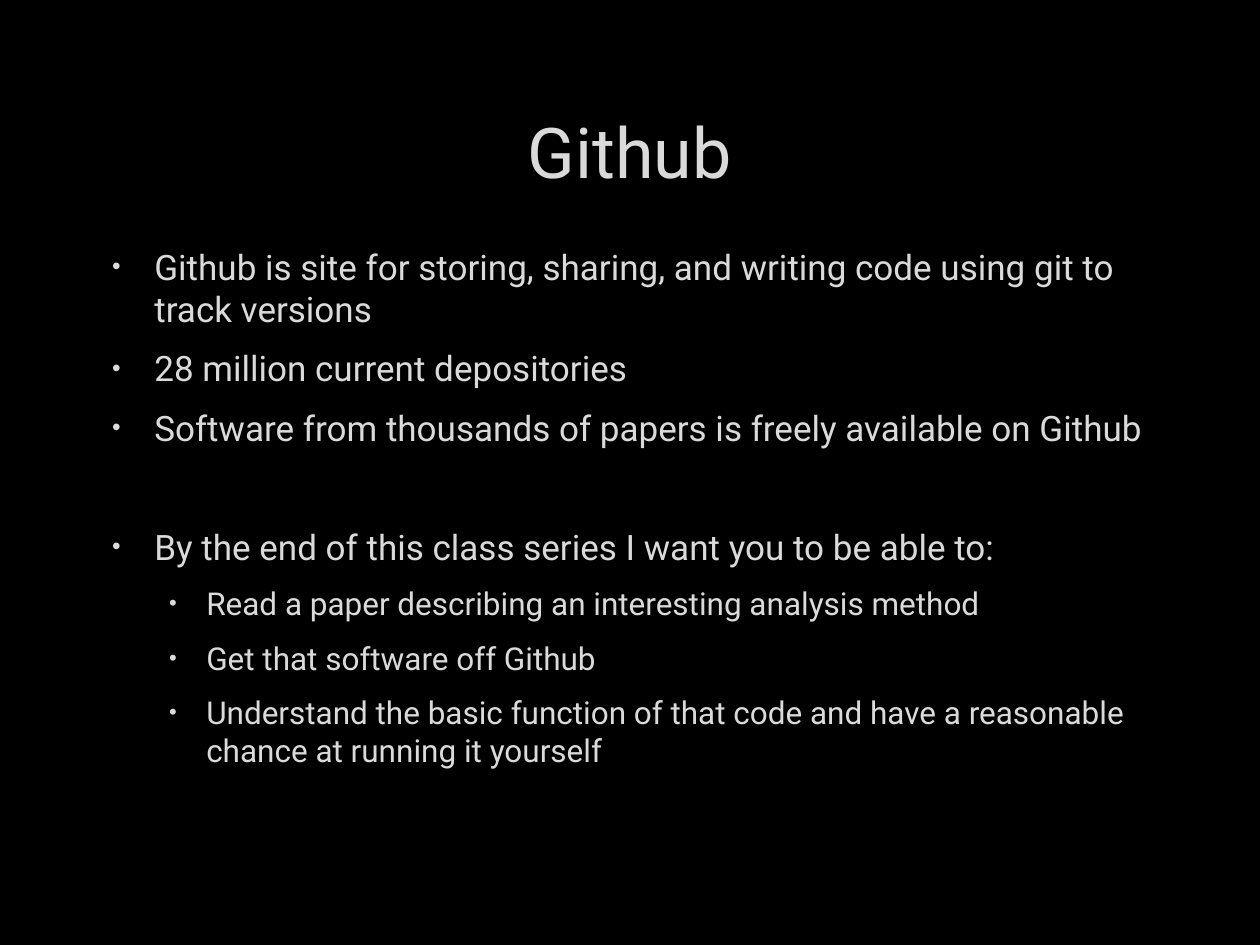
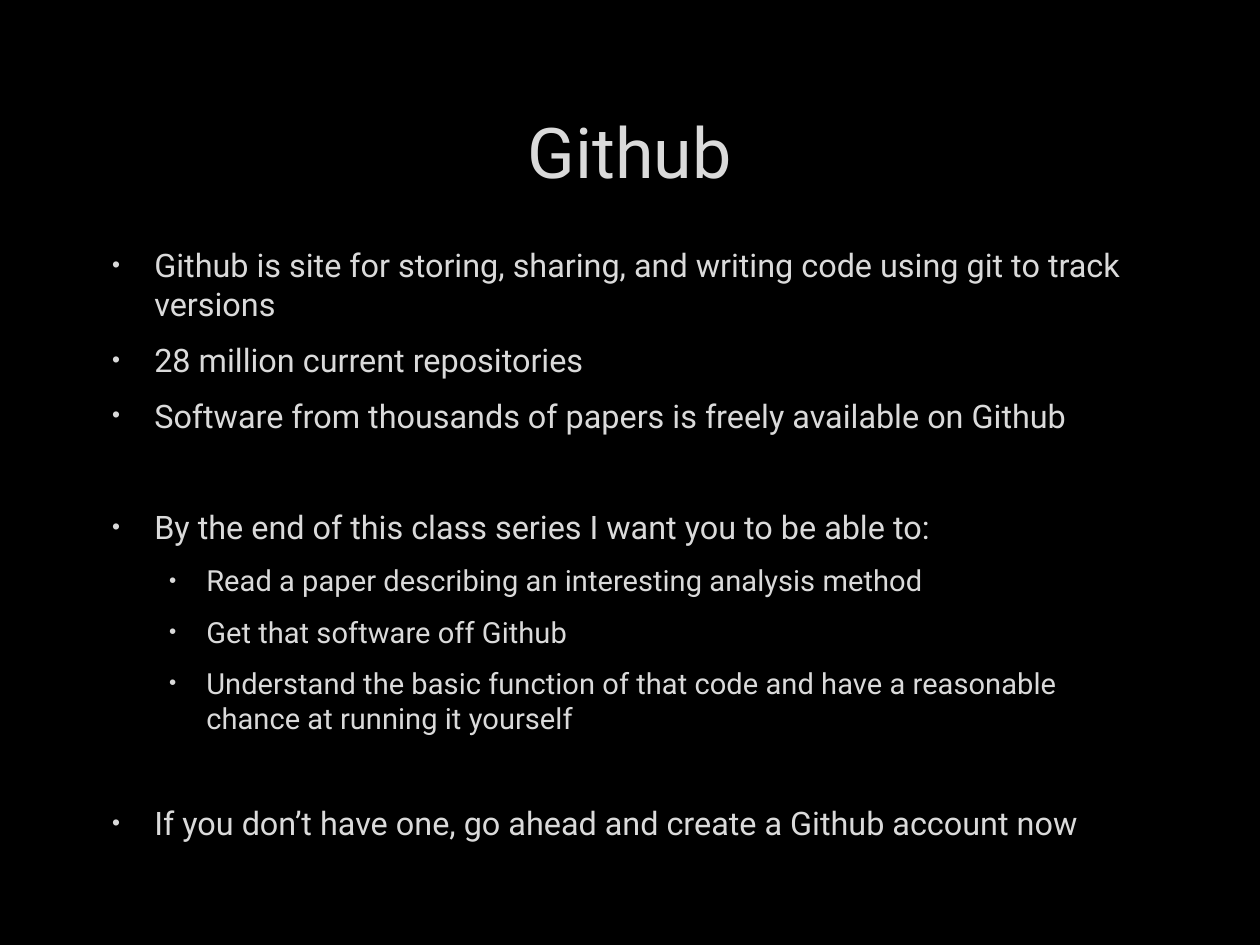
Before and after one commit to fdmast/Pabio536, a slide deck: slide 4 of C1_Introduction/ClassOne.GithubIntro.pptx. Drawn at 1260x945 pixels with LibreOffice and Linux fonts; fonts in the diff are those of the drawing; background and template pictures are left out. Boxes give left, top, right and bottom in pixels: in the first picture for what was removed or moved away, otherwise in the second. Text is boxed around its words. In the diff, an @@ line names an element or a change of style, - is before the commit and + after.

```diff
--- a/C1_Introduction/ClassOne.GithubIntro.pptx
+++ b/C1_Introduction/ClassOne.GithubIntro.pptx
@@ text at bbox=[154, 252, 1120, 735]: size 20 to 18.5 pt in "Github is site for storing, sharing, and ...", "Software from thousands of papers is freely ...", "By the end of this class series ..."; size 18 to 16.6 pt in "Read a paper describing an interesting analysis ...", "Get that software off Github", "Understand the basic function of that code ..." @@
@@ text at bbox=[154, 347, 583, 379]: text changed; size 20 to 18.5 pt @@
-• 28 million current depositories
+• 28 million current repositories
@@ text at bbox=[154, 810, 1078, 842]: paragraph added @@
+• If you don’t have one, go ahead and create a Github account now
```
Also in this commit, not shown: 9 slides added, 7 other files.
